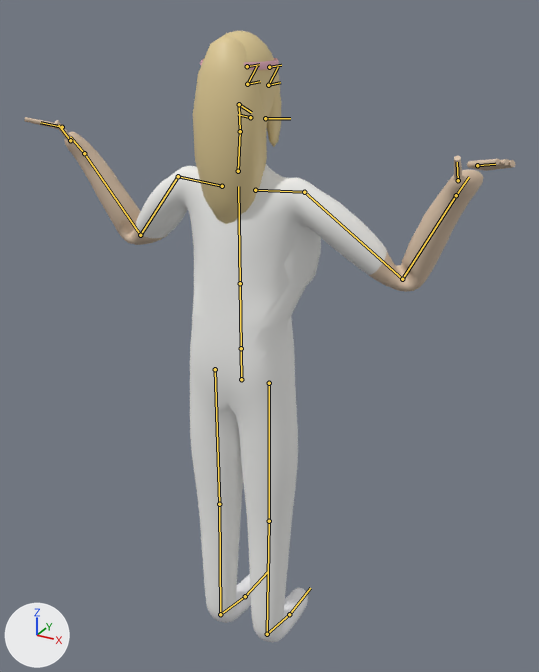
The glTF model characters/tiffany.glb as it was, and as the next commit left it.
Camera for both pictures: a 50 mm camera at (0.888, -1.468, 1.772) aimed at (0.013, 0.123, 0.976). Every picture has the same lights, and +X, +Y and +Z are marked at lower left. The older version comes first. Both versions are drawn at frame 0 of the action 'arms_cross'; the numbers are the values there. The bones that bend it are drawn over the model as lines.

Names of what the first picture shows: 'tiffany_Mesh'.
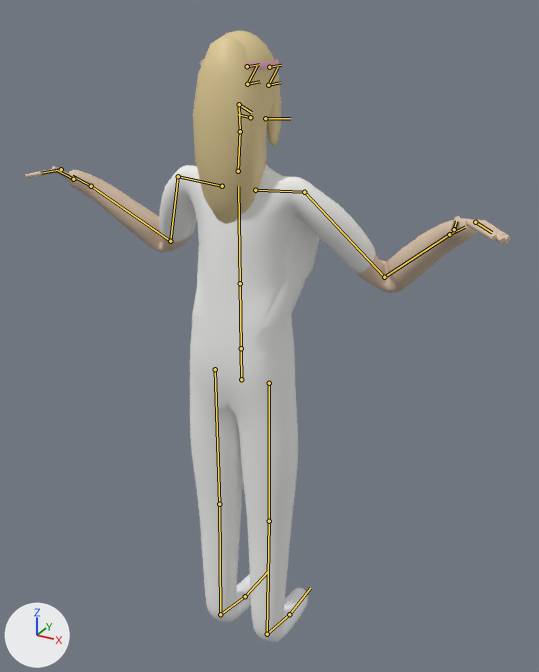
Boxes (x1, y1, x2, y2) around the edits, measured in the pictures (539 x 672 px):
'tiffany_Mesh', posed: before (24, 31, 516, 642); after (25, 31, 511, 642)
bone 'UpperArm.L', root to tip: before (178, 176) to (140, 235); after (178, 176) to (170, 241)
bone 'UpperArm.R', root to tip: before (304, 192) to (402, 279); after (304, 192) to (384, 277)

The change, as a list of edits to the scene's bpy script:
```text
Change bone_upperarm_l:
    where bone_upperarm_l = bpy.data.objects['Armature'].pose.bones['UpperArm.L']  # child of 'Shoulder.L'
    bone_upperarm_l.rotation_quaternion: (0.832, 0.229, -0.503, -0.052) -> (0.772, 0.166, -0.578, -0.205)  # degrees (48, -54, -33) -> degrees (61, -56, -64)
Change bone_upperarm_r:
    where bone_upperarm_r = bpy.data.objects['Armature'].pose.bones['UpperArm.R']  # child of 'Shoulder.R'
    bone_upperarm_r.rotation_quaternion: (0.832, 0.229, 0.503, 0.052) -> (0.772, 0.166, 0.578, 0.205)  # degrees (48, 54, 33) -> degrees (61, 56, 64)
```
